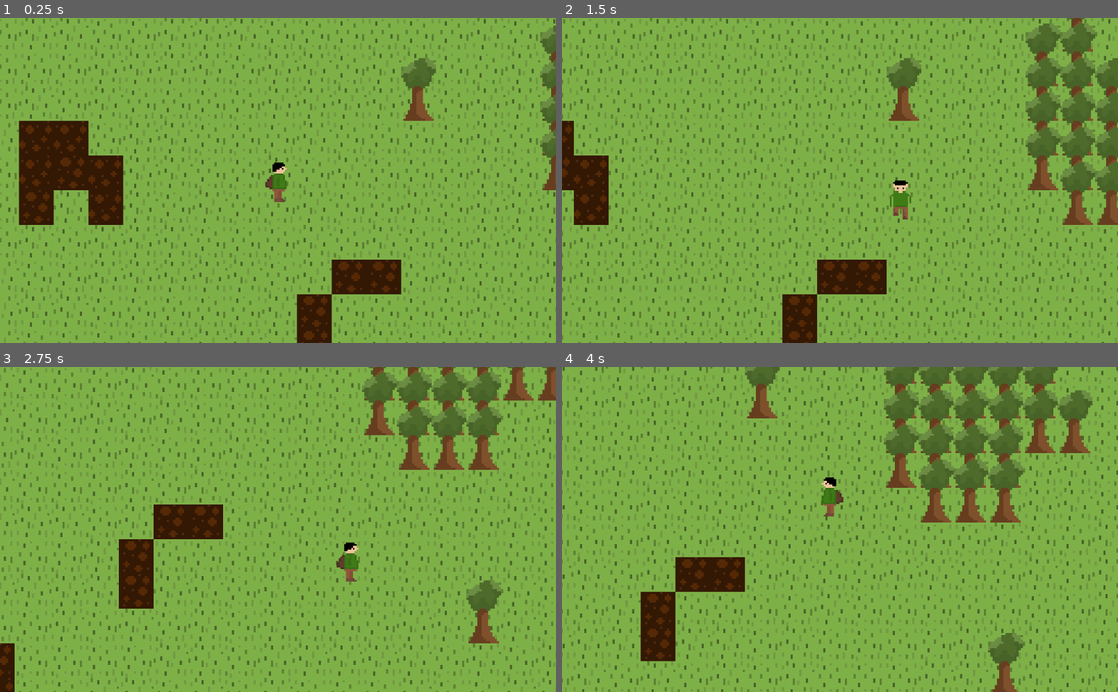
Above: before the commit, frames 1-4 (two rows, left to right).
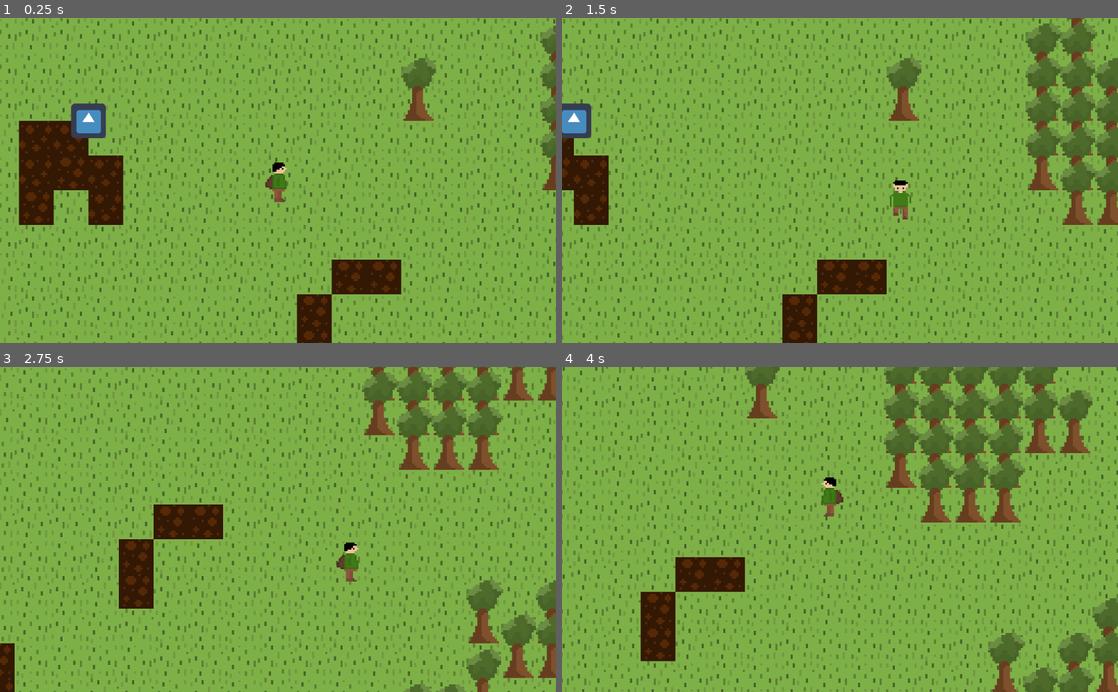
Above: after the commit, the same moments.

Repository: nalton-software/godot-fire-jam
Game: Godot game, scene res://scenes/Main.tscn
Two runs of this game, one before a commit and one after it. Both use one fixed random seed, a clock stepped at 60 frames per second and the inputs below.
Inputs:
- Up to frame 1 (0.25 s): no input
- Up to frame 2 (1.5 s): tap Enter at 0.5 s; hold Right (ui_right) 0.53-1.28 s; hold Down (ui_down) from 1.28 s (still down)
- Up to frame 3 (2.75 s): release Down (ui_down) at 2.03 s; hold Right (ui_right) from 2.03 s (still down)
- Up to frame 4 (4 s): release Right (ui_right) at 2.78 s; hold Up (ui_up) 2.78-3.53 s; hold Left (ui_left) from 3.53 s (still down)

The runs differ from the first frame. In frame 1, 0.7% of the frame differs, in the area x 12-20%, y 26-37%; in frame 2, 0.6%; in frame 3, 2.1%, in the area x 72-100%, y 65-100%; in frame 4, 2.1%.

Commit message:
Fix y sort

Diff:
--- a/resources/Wood.tscn
+++ b/resources/Wood.tscn
@@ -11,3 +11,5 @@
 
 [node name="CollisionShape2D" type="CollisionShape2D" parent="."]
 shape = SubResource( 1 )
+
+[node name="Sprite" type="Sprite" parent="."]
--- a/scenes/Main.tscn
+++ b/scenes/Main.tscn
@@ -31,14 +31,16 @@
 
 [node name="YSort" type="YSort" parent="."]
 
-[node name="Player" parent="YSort" instance=ExtResource( 3 )]
-position = Vector2( 349.086, 110.001 )
-
 [node name="Objects" type="TileMap" parent="YSort"]
 scale = Vector2( 4, 4 )
 tile_set = ExtResource( 1 )
 cell_size = Vector2( 16, 16 )
+cell_tile_origin = 2
+cell_y_sort = true
 format = 1
-tile_data = PoolIntArray( -458747, 4, 0, -262147, 4, 0, -327 …(321 unchanged characters)…  65550, 4, 0, 65551, 4, 0, 65552, 4, 0, 393210, 4, 0, 393232, 4, 0, 786437, 4, 0 )
+tile_data = PoolIntArray( -458747, 4, 0, -262147, 4, 0, -327 …(321 unchanged characters)…  65550, 4, 0, 65551, 4, 0, 65552, 4, 0, 131094, 4, 0, 196629, 4, 0, 196630, 4, 0, 262164, 4, 0, 262165, 4, 0, 393210, 4, 0, 327699, 4, 0, 327700, 4, 0, 393232, 4, 0, 393234, 4, 0, 393235, 4, 0, 458769, 4, 0, 458770, 4, 0, 524304, 4, 0, 589838, 4, 0, 589839, 4, 0, 655373, 4, 0, 655374, 4, 0, 720909, 4, 0, 786437, 4, 0 )
+
+[node name="Player" parent="YSort" instance=ExtResource( 3 )]
+position = Vector2( 349.086, 110.001 )
 
 [node name="Wood" parent="YSort" instance=ExtResource( 4 )]
--- a/scripts/items/Item.gd
+++ b/scripts/items/Item.gd
@@ -5,4 +5,5 @@
 
 func _ready():
 	item_data = item_script.new()
+	$Sprite.texture = item_data.texture
 	print(item_data.name)
